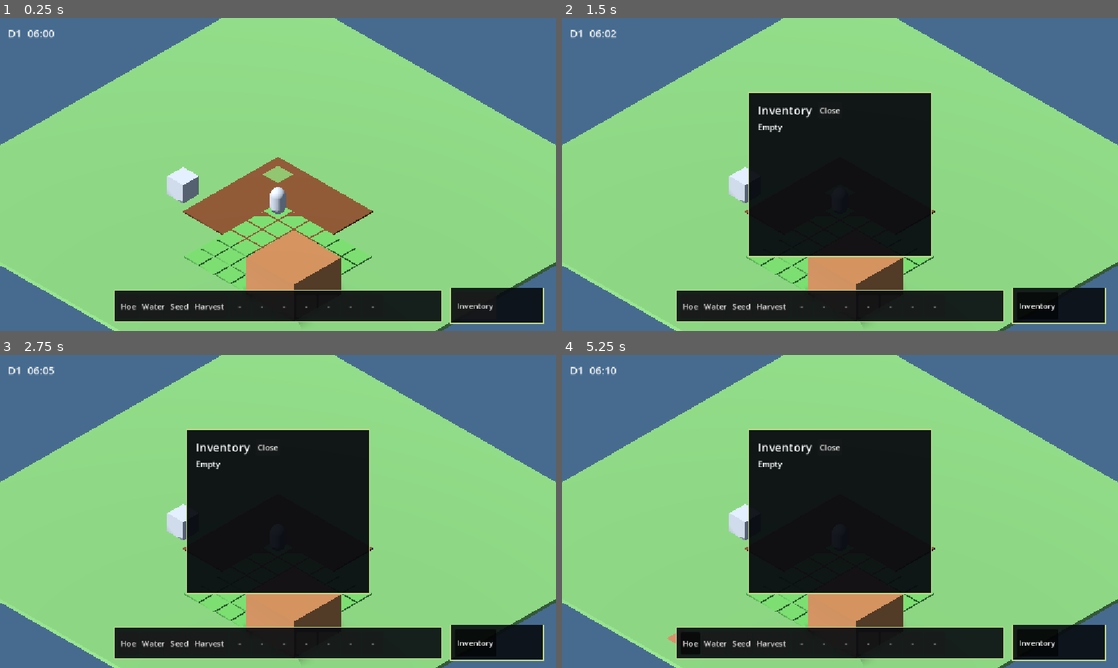
Above: before the commit, frames 1-4 (two rows, left to right).
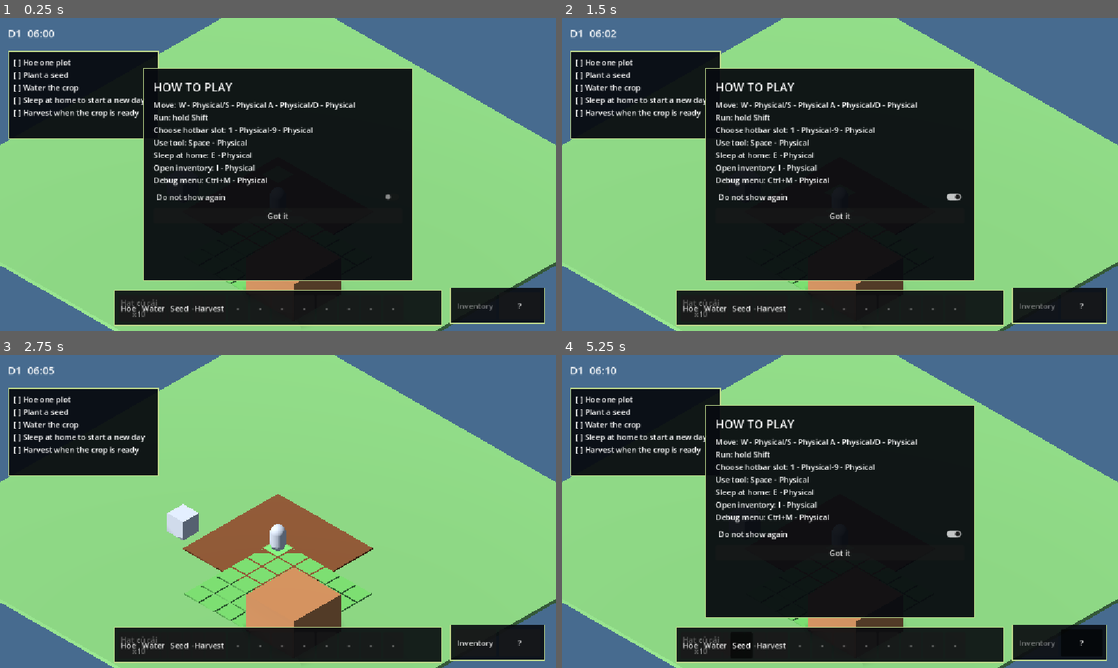
Above: after the commit, the same moments.

Repository: hoangarts1/nongtrai
Game: Godot game, scene res://scenes/main/main.tscn
The game is run twice, just before and just after one commit, with the same random seed, the same clock (stepped at 60 frames per second) and the same inputs.
Inputs (mouse positions are in pixels of both pictures, inside the frame that each line leads up to):
- Up to frame 1 (0.25 s): no input
- Up to frame 2 (1.5 s): click (1040, 305) at 0.5 s, where only the run before the commit has a clickable "Inventory"; click (840, 196) at 1.25 s, where only the run after the commit has a clickable "Do not show again"
- Up to frame 3 (2.75 s): click (278, 552) at 2 s, where only the run after the commit has a clickable "Got it"
- Up to frame 4 (5.25 s): click (1079, 642) at 2.75 s, where only the run after the commit has a clickable "?"; click (840, 533) at 3.5 s, where only the run after the commit has a clickable "Do not show again"; click (840, 533) at 4.25 s, where only the run after the commit has a clickable "Do not show again"; click "-" at 5 s

The runs differ from the first frame. In frame 1, 41% of the frame differs, in the area x 1-98%, y 10-99%; in frame 2, 26%; in frame 3, 26%; in frame 4, 26%.

Commit message:
feat: add onboarding tutorial and quest guide
Co-authored-by: Copilot <223556219+Copilot@users.noreply.github.com>

Diff:
--- a/localization/strings_en.csv
+++ b/localization/strings_en.csv
@@ -2,6 +2,23 @@
 UI_INVENTORY_TITLE,Inventory
 UI_INVENTORY_EMPTY,Empty
 UI_CLOSE,Close
+UI_HELP_TITLE,HOW TO PLAY
+UI_HELP_MOVE,Move: %s
+UI_HELP_SPRINT,Run: hold %s
+UI_HELP_HOTBAR,Choose hotbar slot: %s
+UI_HELP_TOOL,Use tool: %s
+UI_HELP_SLEEP,Sleep at home: %s
+UI_HELP_INVENTORY,Open inventory: %s
+UI_HELP_DEBUG,Debug menu: %s
+UI_HELP_DONT_SHOW,Do not show again
+UI_HELP_UNDERSTOOD,Got it
+UI_HELP_BUTTON,?
+UI_HELP_BUTTON_TOOLTIP,How to play [H]
+UI_QUEST_TILL,Hoe one plot
+UI_QUEST_PLANT,Plant a seed
+UI_QUEST_WATER,Water the crop
+UI_QUEST_SLEEP,Sleep at home to start a new day
+UI_QUEST_HARVEST,Harvest when the crop is ready
 UI_HOTBAR_EMPTY,Empty slot
 UI_DEBUG_TITLE,DEBUG MENU  (Ctrl+M)
 UI_DEBUG_TIME_DAY,Day
--- a/localization/strings_vi.csv
+++ b/localization/strings_vi.csv
@@ -2,6 +2,23 @@
 UI_INVENTORY_TITLE,KHO ĐỒ
 UI_INVENTORY_EMPTY,Trống
 UI_CLOSE,Đóng
+UI_HELP_TITLE,CÁCH CHƠI
+UI_HELP_MOVE,Di chuyển: %s
+UI_HELP_SPRINT,Chạy: giữ %s
+UI_HELP_HOTBAR,Chọn ô hotbar: %s
+UI_HELP_TOOL,Dùng công cụ: %s
+UI_HELP_SLEEP,Ngủ ở nhà: %s
+UI_HELP_INVENTORY,Mở kho đồ: %s
+UI_HELP_DEBUG,Debug menu: %s
+UI_HELP_DONT_SHOW,Không hiện lại
+UI_HELP_UNDERSTOOD,Đã hiểu
+UI_HELP_BUTTON,?
+UI_HELP_BUTTON_TOOLTIP,Cách chơi [H]
+UI_QUEST_TILL,Cuốc một ô đất
+UI_QUEST_PLANT,Gieo hạt
+UI_QUEST_WATER,Tưới cây
+UI_QUEST_SLEEP,Ngủ ở nhà để sang ngày mới
+UI_QUEST_HARVEST,Thu hoạch khi cây chín
 UI_HOTBAR_EMPTY,Ô trống
 UI_DEBUG_TITLE,DEBUG MENU  (Ctrl+M)
 UI_DEBUG_TIME_DAY,Ngày
--- a/project.godot
+++ b/project.godot
@@ -135,6 +135,11 @@
 open_inventory={
 "deadzone": 0.5,
 "events": [Object(InputEventKey,"resource_local_to_scene":false,"resource_name":"","device":16,"window_id":0,"alt_press …(190 unchanged characters)…
+]
+}
+open_help={
+"deadzone": 0.5,
+"events": [Object(InputEventKey,"resource_local_to_scene":false,"resource_name":"","device":16,"window_id":0,"alt_pressed":false,"shift_pressed":false,"ctrl_pressed":false,"meta_pressed":false,"pressed":false,"keycode":0,"physical_keycode":72,"key_label":0,"unicode":0,"location":0,"echo":false,"script":null)
 ]
 }
 open_build={
--- a/scenes/main/main.tscn
+++ b/scenes/main/main.tscn
@@ -8,6 +8,8 @@
 [ext_resource type="Script" path="res://scripts/view/hud_button_bar.gd" id="6_hud_bar"]
 [ext_resource type="Script" path="res://scripts/view/hotbar_panel.gd" id="7_hotbar"]
 [ext_resource type="Script" path="res://scripts/view/tool_action_controller.gd" id="8_tool"]
+[ext_resource type="Script" path="res://scripts/view/tutorial_panel.gd" id="9_tutorial"]
+[ext_resource type="Script" path="res://scripts/view/quest_panel.gd" id="10_quest"]
 
 [sub_resource type="StyleBoxFlat" id="Style_debug"]
 bg_color = Color(0.03, 0.04, 0.06, 0.94)
@@ -81,6 +83,28 @@
 theme_override_styles/panel = SubResource("Style_inventory")
 script = ExtResource("5_inventory")
 
+[node name="QuestPanel" type="PanelContainer" parent="."]
+anchor_right = 0.0
+anchor_bottom = 0.0
+offset_left = 16.0
+offset_top = 68.0
+offset_right = 330.0
+offset_bottom = 250.0
+theme_override_styles/panel = SubResource("Style_inventory")
+script = ExtResource("10_quest")
+
+[node name="TutorialPanel" type="PanelContainer" parent="."]
+anchor_left = 0.5
+anchor_top = 0.5
+anchor_right = 0.5
+anchor_bottom = 0.5
+offset_left = -280.0
+offset_top = -220.0
+offset_right = 280.0
+offset_bottom = 220.0
+theme_override_styles/panel = SubResource("Style_inventory")
+script = ExtResource("9_tutorial")
+
 [node name="HudButtonBar" type="PanelContainer" parent="."]
 anchor_left = 1.0
 anchor_top = 1.0
--- a/scripts/core/events.gd
+++ b/scripts/core/events.gd
@@ -12,6 +12,10 @@
 @warning_ignore("unused_signal")
 signal plot_changed(cell: Vector2i)
 @warning_ignore("unused_signal")
+signal plot_tilled(cell: Vector2i)
+@warning_ignore("unused_signal")
+signal plot_watered(cell: Vector2i)
+@warning_ignore("unused_signal")
 signal crop_planted(cell: Vector2i, crop_id: StringName)
 @warning_ignore("unused_signal")
 signal crop_matured(cell: Vector2i, crop_id: StringName)
--- a/scripts/core/save_service.gd
+++ b/scripts/core/save_service.gd
@@ -21,7 +21,8 @@
 		"clock": payload.get("clock", {}),
 		"player": payload.get("player", {}),
 		"inventory": payload.get("inventory", {}),
-		"farm": payload.get("farm", {})
+		"farm": payload.get("farm", {}),
+		"quests": payload.get("quests", {})
 	}
 	var directory_path: String = ProjectSettings.globalize_path(SAVE_DIRECTORY)
 	if DirAccess.make_dir_recursive_absolute(directory_path) != OK:
--- a/scripts/core/settings.gd
+++ b/scripts/core/settings.gd
@@ -1,2 +1,17 @@
-## Settings — persistent player settings placeholder.
+## Settings — persistent player preferences.
 extends Node
+
+const SETTINGS_PATH: String = "user://settings.cfg"
+const SETTINGS_SECTION: String = "ui"
+const TUTORIAL_KEY: String = "tutorial_dismissed"
+var _config: ConfigFile = ConfigFile.new()
+
+func _ready() -> void:
+	_config.load(SETTINGS_PATH)
+
+func is_tutorial_dismissed() -> bool:
+	return bool(_config.get_value(SETTINGS_SECTION, TUTORIAL_KEY, false))
+
+func set_tutorial_dismissed(dismissed: bool) -> void:
+	_config.set_value(SETTINGS_SECTION, TUTORIAL_KEY, dismissed)
+	_config.save(SETTINGS_PATH)
--- a/scripts/domain/farm_grid_state.gd
+++ b/scripts/domain/farm_grid_state.gd
@@ -37,6 +37,7 @@
 	_plots[cell] = plot
 	plot_changed.emit(cell)
 	Events.plot_changed.emit(cell)
+	Events.plot_tilled.emit(cell)
 	return true
 
 func plant_crop(cell: Vector2i, crop_id: StringName) -> bool:
@@ -68,6 +69,7 @@
 	plot["watered"] = true
 	_plots[cell] = plot
 	plot_changed.emit(cell)
+	Events.plot_watered.emit(cell)
 	return true
 
 func advance_day() -> void:
--- /dev/null
+++ b/scripts/domain/tutorial_quest_state.gd
@@ -0,0 +1,63 @@
+## TutorialQuestState — tracks the five farming onboarding milestones.
+## API:
+##   func serialize() -> Dictionary
+##   func deserialize(data: Dictionary) -> void
+##   signal step_changed(step_index: int, completed: bool)
+class_name TutorialQuestState
+extends RefCounted
+
+signal step_changed(step_index: int, completed: bool)
+signal all_completed()
+
+const STEP_COUNT: int = 5
+var _completed: Array[bool] = [false, false, false, false, false]
+
+func _init() -> void:
+	Events.plot_tilled.connect(_on_plot_tilled)
+	Events.crop_planted.connect(_on_crop_planted)
+	Events.plot_watered.connect(_on_plot_watered)
+	Events.crop_harvested.connect(_on_crop_harvested)
+	GameClock.sleep_finished.connect(_on_sleep_finished)
+
+func is_step_completed(step_index: int) -> bool:
+	return step_index >= 0 and step_index < STEP_COUNT and _completed[step_index]
+
+func is_complete() -> bool:
+	for completed: bool in _completed:
+		if not completed:
+			return false
+	return true
+
+func serialize() -> Dictionary:
+	var steps: Array[bool] = []
+	steps.append_array(_completed)
+	return {"completed": steps}
+
+func deserialize(data: Dictionary) -> void:
+	var values: Array = data.get("completed", [])
+	for index: int in range(STEP_COUNT):
+		_completed[index] = index < values.size() and bool(values[index])
+		step_changed.emit(index, _completed[index])
+
+func _complete_step(step_index: int) -> void:
+	if step_index < 0 or step_index >= STEP_COUNT or _completed[step_index]:
+		return
+	_completed[step_index] = true
+	step_changed.emit(step_index, true)
+	if is_complete():
+		all_completed.emit()
+
+func _on_plot_tilled(_cell: Vector2i) -> void:
+	_complete_step(0)
+
+func _on_crop_planted(_cell: Vector2i, _crop_id: StringName) -> void:
+	_complete_step(1)
+
+func _on_plot_watered(_cell: Vector2i) -> void:
+	_complete_step(2)
+
+func _on_sleep_finished(_day_index: int) -> void:
+	_complete_step(3)
+
+func _on_crop_harvested(_cell: Vector2i, _crop_id: StringName, _quantity: int, _quality: int) -> void:
+	_complete_step(4)
--- a/scripts/view/inventory_panel.gd
+++ b/scripts/view/inventory_panel.gd
@@ -32,6 +32,10 @@
 	_update_list()
 	inventory_toggled.emit(visible)
 	return true
+
+func close_inventory() -> void:
+	if visible:
+		toggle_inventory()
 
 func _build_ui() -> void:
 	var margin: MarginContainer = MarginContainer.new()
--- a/scripts/view/main.gd
+++ b/scripts/view/main.gd
@@ -8,9 +8,12 @@
 @onready var hotbar_panel = $HotbarPanel
 @onready var farm_view: Node3D = $GrayBoxWorld/FarmView
 @onready var tool_controller: Node = $ToolActionController
+@onready var tutorial_panel: Node = $TutorialPanel
+@onready var quest_panel: Node = $QuestPanel
 var inventory
 var farm_state: FarmGridState
 var day_simulator: Object
+var quest_state: Variant
 
 func _ready() -> void:
 	Localization.load_translations()
@@ -19,8 +22,14 @@
 	inventory = preload("res://scripts/domain/inventory_state.gd").new()
 	farm_state = preload("res://scripts/domain/farm_grid_state.gd").new()
 	day_simulator = preload("res://scripts/domain/day_simulator.gd").new()
+	quest_state = preload("res://scripts/domain/tutorial_quest_state.gd").new()
 	inventory_panel.configure(inventory, world.player)
+	tutorial_panel.call("configure", world.player)
+	tutorial_panel.call("configure_modal", Callable(inventory_panel, &"close_inventory"))
+	quest_panel.call("configure", quest_state)
 	hotbar_panel.configure(inventory)
+	if get_tree().current_scene == self and SaveService.load_game().is_empty():
+		inventory.add_item(&"turnip_seed", 10)
 	farm_view.call("configure", farm_state)
 	tool_controller.configure(world, farm_state, inventory, farm_view, world.player, inventory_panel, debug_menu)
 	hotbar_panel.register_tool(&"hoe", tr("UI_TOOL_HOE"), func() -> void: tool_controller.select_tool(&"hoe"))
@@ -36,9 +45,16 @@
 		&"inventory",
 		tr("UI_INV_BUTTON"),
 		inventory_panel.toggle_inventory,
+		func() -> bool: return not GameClock.is_sleeping() and not bool(tutorial_panel.call("is_help_open"))
+	)
+	_inventory_button.tooltip_text = tr("UI_INV_BUTTON_TOOLTIP")
+	var help_button: Button = hud_button_bar.register_button(
+		&"help",
+		tr("UI_HELP_BUTTON"),
+		Callable(tutorial_panel, &"open_help"),
 		func() -> bool: return not GameClock.is_sleeping()
 	)
-	_inventory_button.tooltip_text = tr("UI_INV_BUTTON_TOOLTIP")
+	help_button.tooltip_text = tr("UI_HELP_BUTTON_TOOLTIP")
 	inventory_panel.inventory_toggled.connect(func(is_open: bool) -> void:
 		hud_button_bar.set_button_active(&"inventory", is_open)
 	)
@@ -58,7 +74,8 @@
 			}
 		},
 		"inventory": inventory.serialize(),
-		"farm": farm_state.serialize()
+		"farm": farm_state.serialize(),
+		"quests": quest_state.serialize()
 	}
 	SaveService.save_game(payload)
 
@@ -69,6 +86,7 @@
 	GameClock.deserialize(payload.get("clock", {}))
 	inventory.deserialize(payload.get("inventory", {}))
 	farm_state.deserialize(payload.get("farm", {}))
+	quest_state.deserialize(payload.get("quests", {}))
 	var player_data: Dictionary = payload.get("player", {})
 	var position_data: Dictionary = player_data.get("position", {})
 	if not position_data.is_empty():
--- /dev/null
+++ b/scripts/view/quest_panel.gd
@@ -0,0 +1,52 @@
+## QuestPanel — displays the current farming onboarding checklist.
+## API:
+##   func configure(state: TutorialQuestState) -> void
+class_name QuestPanel
+extends PanelContainer
+
+const STEP_KEYS: Array[StringName] = [
+	&"UI_QUEST_TILL",
+	&"UI_QUEST_PLANT",
+	&"UI_QUEST_WATER",
+	&"UI_QUEST_SLEEP",
+	&"UI_QUEST_HARVEST"
+]
+var _state: Variant
+var _list: VBoxContainer
+
+func _ready() -> void:
+	visible = true
+	_build_ui()
+
+func configure(state: Variant) -> void:
+	_state = state
+	_state.step_changed.connect(_on_step_changed)
+	_state.all_completed.connect(_on_all_completed)
+	_render()
+
+func _build_ui() -> void:
+	var margin: MarginContainer = MarginContainer.new()
+	for side: StringName in [&"margin_left", &"margin_top", &"margin_right", &"margin_bottom"]:
+		margin.add_theme_constant_override(side, 10)
+	add_child(margin)
+	_list = VBoxContainer.new()
+	_list.add_theme_constant_override("separation", 3)
+	margin.add_child(_list)
+
+func _render() -> void:
+	if _list == null or _state == null:
+		return
+	for child: Node in _list.get_children():
+		child.queue_free()
+	for index: int in range(STEP_KEYS.size()):
+		var label: Label = Label.new()
+		var marker: String = "[x]" if _state.is_step_completed(index) else "[ ]"
+		label.text = "%s %s" % [marker, tr(STEP_KEYS[index])]
+		_list.add_child(label)
+	visible = not _state.is_complete()
+
+func _on_step_changed(_step_index: int, _completed: bool) -> void:
+	_render()
+
+func _on_all_completed() -> void:
+	visible = false
--- /dev/null
+++ b/scripts/view/tutorial_panel.gd
@@ -0,0 +1,101 @@
+## TutorialPanel — first-run and repeatable controls help.
+## API:
+##   func open_help() -> void
+##   func close_help() -> void
+##   func is_help_open() -> bool
+class_name TutorialPanel
+extends PanelContainer
+
+var _player: Player
+var _check: CheckButton
+var _close_other_modal: Callable
+
+func _ready() -> void:
+	mouse_filter = Control.MOUSE_FILTER_STOP
+	visible = false
+	_build_ui()
+
+func configure(player: Player) -> void:
+	_player = player
+	if not Settings.is_tutorial_dismissed():
+		open_help()
+
+func configure_modal(close_other_modal: Callable) -> void:
+	_close_other_modal = close_other_modal
+
+func _unhandled_input(event: InputEvent) -> void:
+	if event.is_action_pressed("open_help"):
+		if visible:
+			close_help()
+		else:
+			open_help()
+		get_viewport().set_input_as_handled()
+
+func open_help() -> void:
+	if _close_other_modal.is_valid():
+		_close_other_modal.call()
+	visible = true
+	if _player != null:
+		_player.movement_enabled = false
+
+func close_help() -> void:
+	if _check != null and _check.button_pressed:
+		Settings.set_tutorial_dismissed(true)
+	visible = false
+	if _player != null and not GameClock.is_sleeping():
+		_player.movement_enabled = true
+
+func is_help_open() -> bool:
+	return visible
+
+func _build_ui() -> void:
+	var margin: MarginContainer = MarginContainer.new()
+	margin.name = "MarginContainer"
+	for side: StringName in [&"margin_left", &"margin_top", &"margin_right", &"margin_bottom"]:
+		margin.add_theme_constant_override(side, 20)
+	add_child(margin)
+	var column: VBoxContainer = VBoxContainer.new()
+	column.name = "VBoxContainer"
+	column.add_theme_constant_override("separation", 8)
+	margin.add_child(column)
+	var title: Label = Label.new()
+	title.text = tr("UI_HELP_TITLE")
+	title.add_theme_font_size_override("font_size", 24)
+	column.add_child(title)
+	var instructions: Label = Label.new()
+	instructions.name = "Instructions"
+	instructions.autowrap_mode = TextServer.AUTOWRAP_WORD_SMART
+	instructions.text = _build_instruction_text()
+	column.add_child(instructions)
+	_check = CheckButton.new()
+	_check.name = "DoNotShowAgain"
+	_check.text = tr("UI_HELP_DONT_SHOW")
+	column.add_child(_check)
+	var understood: Button = Button.new()
+	understood.name = "Understood"
+	understood.text = tr("UI_HELP_UNDERSTOOD")
+	understood.pressed.connect(close_help)
+	column.add_child(understood)
+
+func _build_instruction_text() -> String:
+	var lines: Array[String] = [
+		tr("UI_HELP_MOVE") % _keys_for_action(&"move_up", &"move_down", &"move_left", &"move_right"),
+		tr("UI_HELP_SPRINT") % _key_for_action(&"sprint"),
+		tr("UI_HELP_HOTBAR") % _keys_for_hotbar(),
+		tr("UI_HELP_TOOL") % _key_for_action(&"use_tool"),
+		tr("UI_HELP_SLEEP") % _key_for_action(&"interact"),
+		tr("UI_HELP_INVENTORY") % _key_for_action(&"open_inventory")
+	]
+	if OS.is_debug_build():
+		lines.append(tr("UI_HELP_DEBUG") % _key_for_action(&"toggle_debug_menu"))
+	return "\n".join(lines)
+
+func _key_for_action(action: StringName) -> String:
+	var events: Array[InputEvent] = InputMap.action_get_events(action)
+	return events[0].as_text() if not events.is_empty() else String(action)
+
+func _keys_for_action(first: StringName, second: StringName, third: StringName, fourth: StringName) -> String:
+	return "%s/%s %s/%s" % [_key_for_action(first), _key_for_action(second), _key_for_action(third), _key_for_action(fourth)]
+
+func _keys_for_hotbar() -> String:
+	return "%s-%s" % [_key_for_action(&"hotbar_1"), _key_for_action(&"hotbar_9")]
--- /dev/null
+++ b/tests/unit/test_onboarding.gd
@@ -0,0 +1,34 @@
+extends GutTest
+
+func after_each() -> void:
+	Settings.set_tutorial_dismissed(false)
+
+func test_help_action_and_tutorial_use_input_map_bindings() -> void:
+	assert_true(InputMap.has_action(&"open_help"))
+	var scene: PackedScene = preload("res://scenes/main/main.tscn")
+	var main: Node = scene.instantiate()
+	get_tree().root.add_child(main)
+	await get_tree().process_frame
+	var tutorial: Control = main.get_node("TutorialPanel")
+	assert_true(tutorial.visible)
+	var instructions: Label = tutorial.get_node("MarginContainer/VBoxContainer/Instructions")
+	assert_true(instructions.text.contains(InputMap.action_get_events(&"move_up")[0].as_text()))
+	assert_true(instructions.text.contains(InputMap.action_get_events(&"open_inventory")[0].as_text()))
+	var check: CheckButton = tutorial.get_node("MarginContainer/VBoxContainer/DoNotShowAgain")
+	check.button_pressed = true
+	tutorial.call("close_help")
+	assert_false(tutorial.visible)
+	assert_true(Settings.is_tutorial_dismissed())
+	main.queue_free()
+
+func test_farming_quest_steps_follow_domain_events_and_serialize() -> void:
+	var quest = preload("res://scripts/domain/tutorial_quest_state.gd").new()
+	Events.plot_tilled.emit(Vector2i(0, 0))
+	Events.crop_planted.emit(Vector2i(0, 0), &"turnip")
+	Events.plot_watered.emit(Vector2i(0, 0))
+	GameClock.sleep_finished.emit(1)
+	Events.crop_harvested.emit(Vector2i(0, 0), &"turnip", 1, 1)
+	assert_true(quest.is_complete())
+	var restored = preload("res://scripts/domain/tutorial_quest_state.gd").new()
+	restored.deserialize(quest.serialize())
+	assert_true(restored.is_complete())
Not shown: 1 places in scenes/main/main.tscn that only renumber resources
Not shown, changed: docs/API_INDEX.md
Not shown, changed: docs/ARCHITECTURE.md
Not shown, changed: docs/INPUT_MAP.md
Not shown, changed: docs/PROGRESS.md
Not shown, changed: docs/UI_LAYOUT.md
